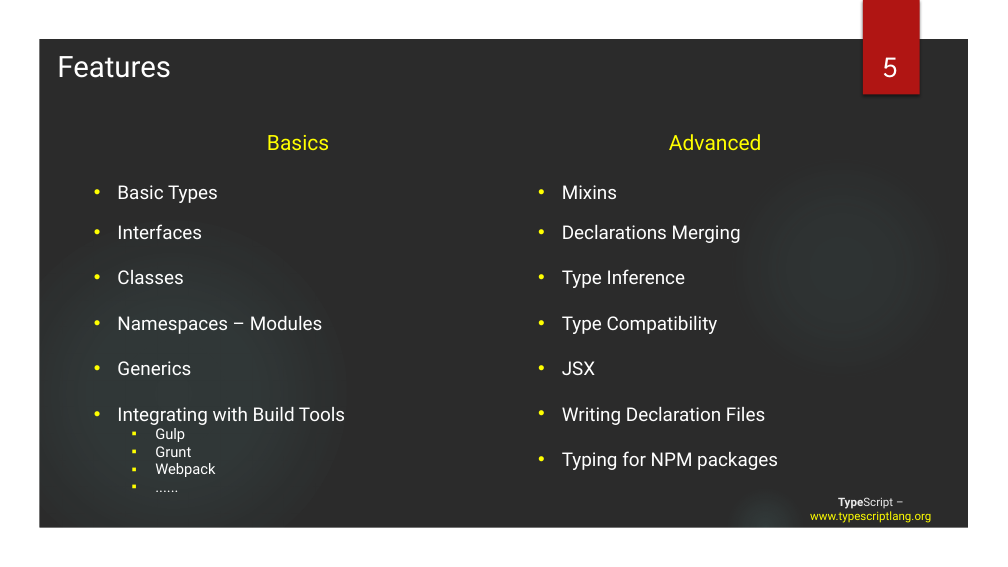
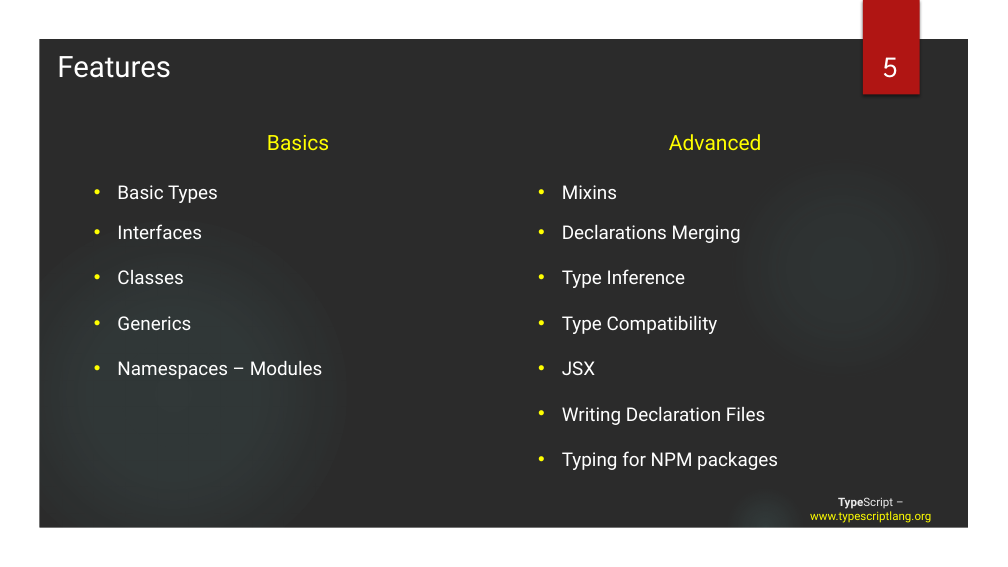
Before and after one commit to tainhx/SSFE, a slide deck: slide 5 of TypeScript.pptx. Drawn at 1008x567 pixels with LibreOffice and Linux fonts; fonts in the diff are those of the drawing; background and template pictures are left out; a plain dark background stands for a picture behind light text. Boxes give left, top, right and bottom in pixels: in the first picture for what was removed or moved away, otherwise in the second. Text is boxed around its words. In the diff, an @@ line names an element or a change of style, - is before the commit and + after.

```diff
--- a/TypeScript.pptx
+++ b/TypeScript.pptx
@@ text at (117,316,191,330): paragraph added @@
+• Generics
@@ text at (117,361,345,477): paragraphs removed @@
-• Generics
-• Integrating with Build Tools
-  ▪ Gulp
-  ▪ Grunt
-  ▪ Webpack
-  ▪ ......
```
Also in this commit, not shown: 3 other slides changed, 3 slides added, 2 other files.
